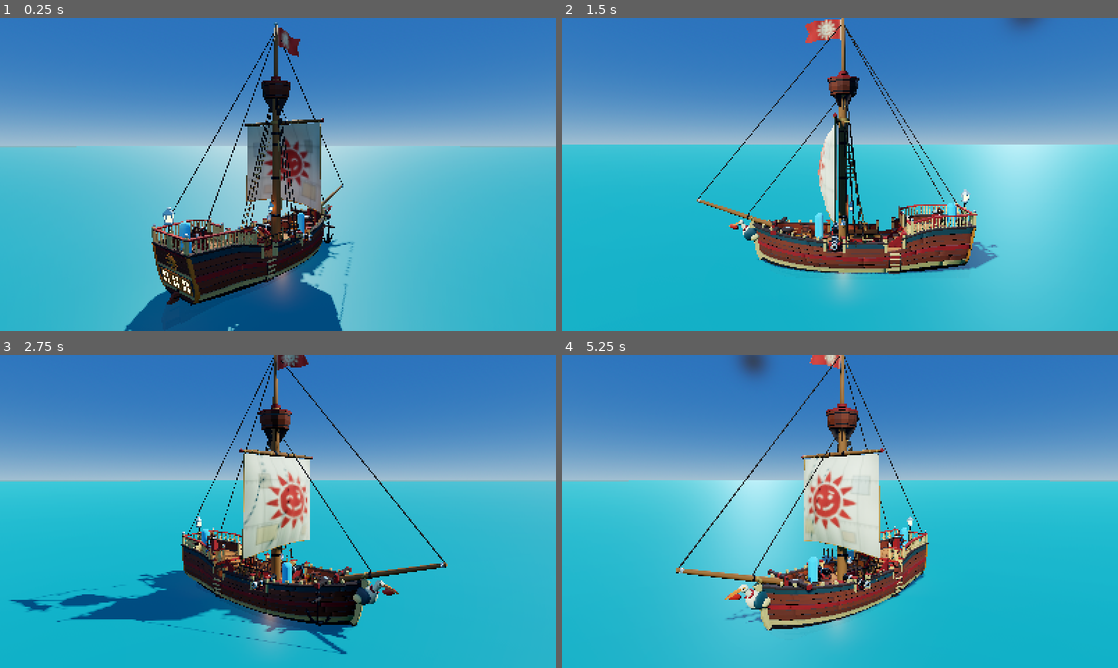
Above: before the commit, frames 1-4 (two rows, left to right).
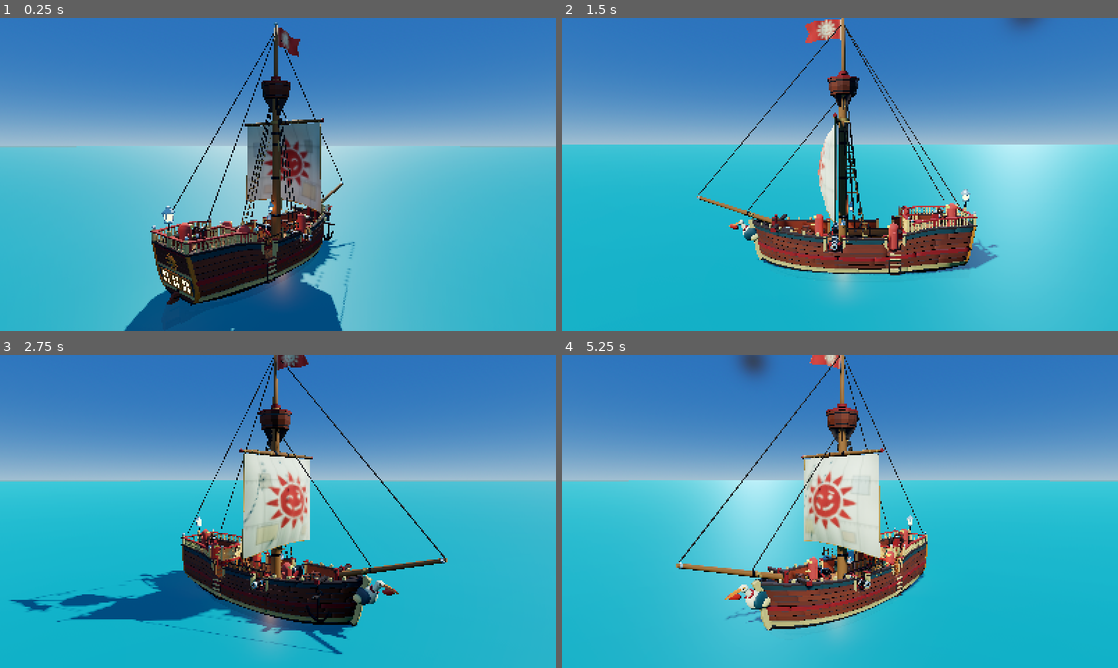
Above: after the commit, the same moments.

Repository: LeviticusFigglebottom/SeaOfScoundrels
Game: Godot game, scene res://scenes/showcase/shipart_showcase.tscn
The game is run twice, just before and just after one commit, with the same random seed, the same clock (stepped at 60 frames per second) and the same inputs. This scene is started directly instead of the project's main scene.
Inputs (mouse positions are in pixels of both pictures, inside the frame that each line leads up to):
- Up to frame 1 (0.25 s): no input
- Up to frame 2 (1.5 s): tap Enter at 0.5 s; move the mouse to (962, 158) at 0.52 s; hold D (move_right) 0.53-1.28 s; tap Q (command_wheel) at 0.6 s; click (962, 158) at 0.67 s; tap Space (jump) at 0.77 s; move the mouse to (728, 190) at 1.27 s; hold S (move_back) from 1.28 s (still down); tap F (interact) at 1.35 s
- Up to frame 3 (2.75 s): tap Space (jump) at 1.52 s; move the mouse to (333, 442) at 2.02 s; release S (move_back) at 2.03 s; hold D (move_right) from 2.03 s (still down); tap E (item_next) at 2.1 s
- Up to frame 4 (5.25 s): move the mouse to (812, 574) at 2.77 s; release D (move_right) at 2.78 s; hold W (move_forward) 2.78-3.53 s; tap Tab (item_radial) at 2.85 s; click (812, 574) at 2.92 s; tap Space (jump) at 3.02, 3.77, 4.52 s; move the mouse to (1006, 558) at 3.52 s; hold A (move_left) 3.53-5.03 s; tap X (leave_station) at 3.6 s; move the mouse to (673, 464) at 4.27 s; click (673, 464) at 4.35 s; move the mouse to (867, 511) at 5.02 s; hold S (move_back) from 5.03 s (still down); hold Right mouse button (secondary) from 5.03 s (still down); click (867, 511) at 5.17 s

The runs differ from the first frame. In frame 1, 3.1% of the frame differs, in the area x 22-64%, y 9-100%; in frame 2, 4.7%, in the area x 24-78%, y 4-83%; in frame 3, 4.1%; in frame 4, 4.3%.

Commit message:
Sloop pass 2: hold floor -0.85 with fuller midsection, 1.0 m bulwark, twin quarterdeck flights, longer hold stairs, reworked collision, Pawn walk test

Diff:
--- a/scenes/showcase/shipart_showcase.gd
+++ b/scenes/showcase/shipart_showcase.gd
@@ -3,10 +3,11 @@
 ## User args (after `--`): shot=orbit|deck|helm|hold|bow|far|collision|stern|top|cannon|bowdeck|side|free (eye=x,y,z look=x,y,z)  col=hide|solid|wire
 ## lod=1 (show sloop_lod.glb instead)  furled=1 (Sail_Furled instead of Sail)  damage=1 (show Hole_* and HolePatch_01..05)
 ## r=<orbit radius> h=<orbit height> dist=<far distance> fov=<far fov> ssao=0|1
-## dur=<seconds for one camera pass, default 2>  capsules=0|1 (1.8 m scale figures)  water=0|1
+## dur=<seconds for one camera pass, default 2>  capsules=0|1 (frozen 1.75 m Pawns as scale figures)  water=0|1
 ## print=1 dumps node positions (to verify station markers and pivots).
 
 const SLOOP := "res://assets/generated/ship/sloop.glb"
+const FLOOR := -0.85
 var shot := "orbit"
 var col_mode := ""
 var dur := 2.0
@@ -45,7 +46,7 @@
 	if opts.get("water", "0" if shot == "hold" else "1") == "1":
 		_add_water()
 	if opts.get("capsules", "1") == "1":
-		for p in [Vector3(0.9, 1.1, -2.6), Vector3(0.0, 2.0, 5.95), Vector3(0.75, -0.6, 3.5), Vector3(-1.05, -0.6, 0.3)]:
+		for p in [Vector3(0.9, 1.1, -2.6), Vector3(0.0, 2.0, 5.95), Vector3(0.4, FLOOR, 3.7), Vector3(-0.82, FLOOR, 0.5), Vector3(1.4, 1.55, 3.25), Vector3(-1.5, 1.1, 2.0)]:
 			_add_capsule(p)
 	for n in ship.get_children():
 		if n.name.begins_with("Lantern_"):
@@ -169,16 +170,12 @@
 	add_child(mi)
 
 func _add_capsule(p: Vector3) -> void:
-	var mi := MeshInstance3D.new()
-	var c := CapsuleMesh.new()
-	c.height = 1.8
-	c.radius = 0.28
-	mi.mesh = c
-	var m := StandardMaterial3D.new()
-	m.albedo_color = Color(0.25, 0.75, 1.0)
-	mi.material_override = m
-	mi.position = p + Vector3(0, 0.9, 0)
-	add_child(mi)
+	# a real Pawn (1.75 m), frozen: scale figure only
+	var pawn: Node3D = (load("res://src/characters/pawn.tscn") as PackedScene).instantiate()
+	add_child(pawn)
+	pawn.set_physics_process(false)
+	pawn.set_process(false)
+	pawn.position = p
 
 func _process(delta: float) -> void:
 	_update_camera()
@@ -220,12 +217,12 @@
 		"hold":
 			# first half: standing in the stern nook looking forward past the map table;
 			# second half: crouched by the mast looking aft at the table and stern windows
-			var eye3 := Vector3(-0.3, -0.6 + 1.6, 4.9)
+			var eye3 := Vector3(-0.3, FLOOR + 1.6, 4.9)
 			if f < 0.5:
 				var y3 := lerpf(-0.45, 0.45, f * 2.0)
 				_look(eye3, eye3 + Vector3(sin(y3), -0.3, -cos(y3)), 85.0)
 			else:
-				var eye4 := Vector3(0.9, -0.6 + 1.25, -0.2)
+				var eye4 := Vector3(0.85, FLOOR + 1.6, -1.6)
 				var y4 := lerpf(-0.6, 0.3, f * 2.0 - 1.0)
 				_look(eye4, eye4 + Vector3(sin(y4), -0.12, cos(y4)), 85.0)
 		"bow":
--- a/tests/test_sloop_art.gd
+++ b/tests/test_sloop_art.gd
@@ -5,7 +5,7 @@
 const STATIONS := {
 	"Station_Helm": Vector3(0, 2.0, 5.2), "Station_SailLength": Vector3(-1.9, 1.1, 0.5), "Station_SailAngle": Vector3(1.9, 1.1, 0.5),
 	"Station_Anchor": Vector3(0, 1.1, -4.6), "Station_CannonPort": Vector3(-2.0, 1.1, -1.5), "Station_CannonStarboard": Vector3(2.0, 1.1, -1.5),
-	"Station_MapTable": Vector3(0, -0.6, 2.5), "Station_Ladder_Port": Vector3(-2.3, 0, 2.0), "Station_Ladder_Starboard": Vector3(2.3, 0, 2.0),
+	"Station_MapTable": Vector3(0, -0.85, 2.5), "Station_Ladder_Port": Vector3(-2.3, 0, 2.0), "Station_Ladder_Starboard": Vector3(2.3, 0, 2.0),
 }
 
 func _load() -> Node3D:
@@ -33,46 +33,100 @@
 	check((-(s.get_node("Cannon_Port") as Node3D).global_transform.basis.z).distance_to(Vector3.LEFT) < 0.01, "port cannon -Z is its muzzle")
 	s.queue_free()
 
-func test_collision_leaves_ship_walkable() -> void:
-	var s := _load()
+const FLOOR := -0.85
+
+func _static_ship(s: Node3D, lift: float) -> StaticBody3D:
 	var body := StaticBody3D.new()
 	add_child(body)
-	var count := 0
+	body.position.y = lift
 	for mi in s.find_children("col_*", "MeshInstance3D", true, false):
 		var cs := CollisionShape3D.new()
 		var shape := ConvexPolygonShape3D.new()
 		shape.points = (mi as MeshInstance3D).mesh.get_faces()
 		cs.shape = shape
-		cs.transform = (mi as MeshInstance3D).global_transform
+		cs.transform = (mi as MeshInstance3D).transform
 		body.add_child(cs)
-		count += 1
-	check(count > 40, "expected many col_ pieces, got %d" % count)
+	return body
+
+func test_collision_leaves_ship_walkable() -> void:
+	var s := _load()
+	var body := _static_ship(s, 0.0)
+	check(body.get_child_count() > 40, "expected many col_ pieces, got %d" % body.get_child_count())
 	await physics_frames(2)
 	var space := get_viewport().world_3d.direct_space_state
-	# [feet position, expected floor y, body height]
+	# [feet position, expected floor y]; a full 1.75 m body must fit at every one of them
 	var spots := [
-		[Vector3(0.9, 1.1, -2.6), 1.1, 1.8], [Vector3(-1.3, 1.1, 0.4), 1.1, 1.8], [Vector3(1.3, 1.1, 0.4), 1.1, 1.8], [Vector3(0, 1.1, -3.4), 1.1, 1.8],
-		[Vector3(0, 1.1, 1.65), 1.1, 1.8], [Vector3(-1.6, 1.1, 2.0), 1.1, 1.8], [Vector3(1.6, 1.1, 2.0), 1.1, 1.8], [Vector3(1.2, 1.1, -1.5), 1.1, 1.8],
-		[Vector3(0, 1.58, 2.47), 1.58, 1.8], [Vector3(0, 2.0, 3.6), 2.0, 1.8], [Vector3(0, 2.0, 6.0), 2.0, 1.8], [Vector3(1.2, 2.0, 4.5), 2.0, 1.8],
-		[Vector3(0, 0.25, 0.4), 0.25, 1.8], [Vector3(-1.0, -0.6, 0.3), -0.6, 1.5], [Vector3(0.75, -0.6, 3.5), -0.6, 1.8], [Vector3(0, -0.6, 4.2), -0.6, 1.8],
-		[Vector3(0.6, -0.6, -2.9), -0.6, 1.5], [Vector3(-0.9, -0.6, 2.5), -0.6, 1.5],
+		[Vector3(0.9, 1.1, -2.6), 1.1], [Vector3(-1.3, 1.1, 0.4), 1.1], [Vector3(1.3, 1.1, 0.4), 1.1], [Vector3(0, 1.1, -3.4), 1.1],
+		[Vector3(0, 1.1, 2.62), 1.1], [Vector3(-1.6, 1.1, 2.0), 1.1], [Vector3(1.6, 1.1, 2.0), 1.1], [Vector3(1.2, 1.1, -1.5), 1.1],
+		[Vector3(1.4, 1.55, 3.25), 1.55], [Vector3(-1.4, 1.55, 3.25), 1.55], [Vector3(0, 2.0, 3.6), 2.0], [Vector3(0, 2.0, 6.0), 2.0], [Vector3(1.3, 2.0, 4.5), 2.0],
+		[Vector3(0, 0.305, 1.2), 0.305],
+		[Vector3(-0.82, FLOOR, 0.3), FLOOR], [Vector3(0.82, FLOOR, 1.5), FLOOR], [Vector3(0.5, FLOOR, 3.5), FLOOR], [Vector3(0, FLOOR, 4.2), FLOOR],
+		[Vector3(0.6, FLOOR, -2.9), FLOOR], [Vector3(-0.6, FLOOR, 2.5), FLOOR], [Vector3(0.2, FLOOR, -2.6), FLOOR], [Vector3(-0.9, FLOOR, -1.5), FLOOR],
+		[Vector3(0.85, FLOOR, 2.5), FLOOR], [Vector3(-0.5, FLOOR, 3.6), FLOOR],
 	]
 	for sp in spots:
 		var p: Vector3 = sp[0]
 		var ray := PhysicsRayQueryParameters3D.create(p + Vector3(0, 0.6, 0), p + Vector3(0, -1.0, 0))
 		var hit := space.intersect_ray(ray)
-		check(not hit.is_empty() and absf(hit.position.y - float(sp[1])) < 0.06, "floor under %s: %s" % [p, hit.get("position", "none")])
+		check(not hit.is_empty() and absf(hit.position.y - float(sp[1])) < 0.04, "floor under %s: %s" % [p, hit.get("position", "none")])
 		var cap := CapsuleShape3D.new()
-		cap.radius = 0.25
-		cap.height = float(sp[2]) - 0.1
+		cap.radius = 0.3
+		cap.height = 1.75
 		var q := PhysicsShapeQueryParameters3D.new()
 		q.shape = cap
-		q.transform = Transform3D(Basis(), p + Vector3(0, float(sp[2]) * 0.5 + 0.08, 0))
-		check(space.intersect_shape(q, 1).is_empty(), "a %.1f m body does not fit at %s" % [sp[2], p])
-	# the hull must still be solid: rays from outside hit the side, from above the hatch hit the stairs not the keel
+		# a capsule on a ramp rests on the side of its bottom sphere, so its feet point floats a little above the ramp
+		var on_flat: bool = absf(p.y - 1.1) < 0.01 or absf(p.y - 2.0) < 0.01 or absf(p.y - FLOOR) < 0.01
+		var lift_y := 0.04 if on_flat else 0.1
+		q.transform = Transform3D(Basis(), p + Vector3(0, 0.875 + lift_y, 0))
+		check(space.intersect_shape(q, 1).is_empty(), "a 1.75 m body does not fit at %s" % p)
+	# the hull must still be solid: rays from outside hit the side, from below hit the keel
 	var side := space.intersect_ray(PhysicsRayQueryParameters3D.create(Vector3(6, 0.4, 0), Vector3(0, 0.4, 0)))
 	check(not side.is_empty() and side.position.x > 1.9, "hull side solid")
 	var bottom := space.intersect_ray(PhysicsRayQueryParameters3D.create(Vector3(0.3, -3, 0), Vector3(0.3, 0, 0)))
 	check(not bottom.is_empty() and bottom.position.y < -0.9, "hull bottom solid")
+	# the main-deck bulwark is a real barrier about a metre high
+	var rail := space.intersect_ray(PhysicsRayQueryParameters3D.create(Vector3(0.5, 1.1 + 0.9, 0.9), Vector3(4, 1.1 + 0.9, 0.9)))
+	check(not rail.is_empty(), "bulwark at least 0.9 m high")
 	body.queue_free()
 	s.queue_free()
+
+## A real Pawn walks quarterdeck -> starboard stairs -> main deck -> hold stairs -> the length of the hold -> back up -> port stairs,
+## standing upright all the way (no auto-crouch). The ship is lifted clear of the sea so only the collision is under test.
+const WALK := [
+	Vector3(0, 2.0, 4.6), Vector3(1.4, 2.0, 4.3), Vector3(1.4, 1.1, 2.2), Vector3(0, 1.1, 2.62), Vector3(0, 0.6, 1.57), Vector3(0, -0.8, -0.3),
+	Vector3(0.82, FLOOR, -0.3), Vector3(0.82, FLOOR, 2.6), Vector3(0.45, FLOOR, 3.5), Vector3(0, FLOOR, 4.6), Vector3(-0.45, FLOOR, 3.5),
+	Vector3(-0.82, FLOOR, 2.6), Vector3(-0.82, FLOOR, -0.4), Vector3(-0.75, FLOOR, -1.6), Vector3(0.3, FLOOR, -3.0), Vector3(0.8, FLOOR, -1.6),
+	Vector3(0.78, FLOOR, -0.4), Vector3(0, -0.8, -0.3), Vector3(0, -0.5, 0.2), Vector3(0, 1.1, 2.62), Vector3(-1.4, 1.1, 2.2), Vector3(-1.4, 2.0, 4.3), Vector3(0, 2.0, 5.6),
+]
+
+func test_pawn_walks_whole_ship_upright() -> void:
+	var s := _load()
+	var lift := 60.0
+	s.position.y = lift
+	var body := _static_ship(s, lift)
+	var pawn: Pawn = (load("res://src/characters/pawn.tscn") as PackedScene).instantiate()
+	add_child(pawn)
+	pawn.global_position = Vector3(0, 2.05 + lift, 5.6)
+	await physics_frames(20)
+	var crouched_at := ""
+	for i in WALK.size():
+		var target: Vector3 = WALK[i] + Vector3(0, lift, 0)
+		var ticks := 0
+		while ticks < 600:
+			var d := target - pawn.global_position
+			d.y = 0.0
+			if d.length() < 0.22:
+				break
+			pawn.wish_dir = d.normalized()
+			await get_tree().physics_frame
+			ticks += 1
+			if pawn.crouched and crouched_at == "":
+				crouched_at = str(pawn.global_position - Vector3(0, lift, 0))
+		check(ticks < 600, "pawn stuck before waypoint %d %s at %s" % [i, WALK[i], pawn.global_position - Vector3(0, lift, 0)])
+		check(absf(pawn.global_position.y - target.y) < 0.45, "pawn at wrong height at waypoint %d: %s" % [i, pawn.global_position - Vector3(0, lift, 0)])
+		if ticks >= 600:
+			break
+	check(crouched_at == "", "pawn had to crouch at " + crouched_at)
+	pawn.queue_free()
+	body.queue_free()
+	s.queue_free()
Binary file changed: assets/generated/ship/sloop.glb
Binary file changed: assets/generated/ship/sloop_lod.glb
